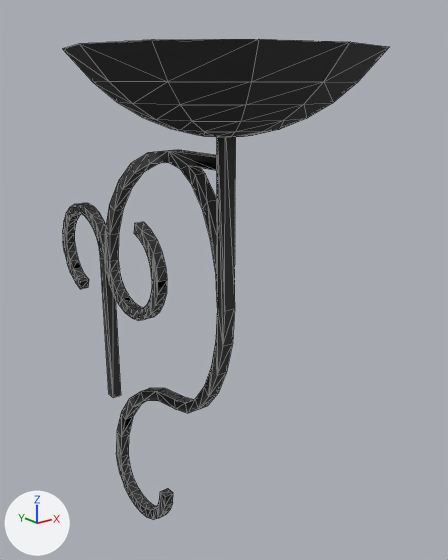
The COLLADA model Assets/Meshes/Components/fence_bowl.dae, before and after one commit.
One viewpoint serves both versions: a 50 mm camera at (0.205, -0.563, 0.588) aimed at (0.55, -0.132, 0.416). Every picture has the same lights, and +X, +Y and +Z are marked at lower left. Mesh edges are drawn as thin lines. Where no turn or scale is listed for an object, it has been applied to the vertices. Vertices at the same position are counted once.

In view in the first picture: 'group_0', 'group_1', 'group_2'.
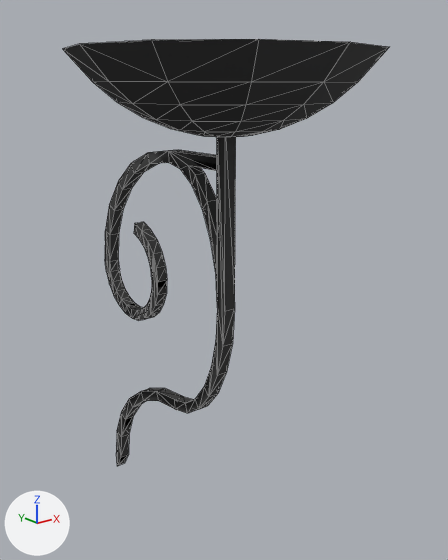
The newer file is also turned or shifted as a whole; pictures and numbers use the older file's frame.

Location of each change, [x1, y1, x2, y2] in pixels of the pictures (448 x 560 px; the box of a moved part takes in the faces that stretch with it):
```json
{"object": "group_1", "change": "reshaped", "before": [105, 137, 236, 519], "after": [105, 137, 236, 466], "on screen": "14% shorter"}
{"object": "group_0", "change": "no longer drawn", "before": [63, 203, 121, 398]}
{"part": 1, "of": "me_group_1", "change": "moved or reshaped", "before": [122, 297, 135, 305], "after": [122, 297, 135, 305]}
{"part": 2, "of": "me_group_1", "change": "cut back", "before": [116, 435, 173, 519], "after": [116, 435, 128, 466]}
```

Edits to the scene script, one JSON object a line:
```json
{"block": "me_group_1", "where": "# used by ob_group_1; location = (0.495, -0.25, 0.1393)"}
{"op": "remove", "block": "me_group_1", "code": "me_group_1.from_pydata(...)  # 228 vertices, 458 faces; spans x 0.0..0.01, y 0.048..0.245, z 0.0..0.423"}
{"op": "add", "block": "me_group_1", "code": "me_group_1.from_pydata(...)  # 182 vertices, 366 faces; spans x 0.0..0.01, y 0.048..0.245, z 0.033..0.423"}
{"block": "me_group_1", "change": "me_group_1 part 1"}
{"block": "me_group_1", "change": "6 faces are deleted"}
{"block": "me_group_1", "change": "6 new faces join them"}
{"block": "me_group_1", "change": "me_group_1 part 2"}
{"block": "me_group_1", "change": "48 vertices are removed from x 0.0..0.01, y 0.145..0.243, z 0.0..0.05"}
{"block": "me_group_1", "change": "102 faces are deleted"}
{"block": "me_group_1", "change": "2 vertices are added at (0.0, 0.245, 0.033), (0.01, 0.245, 0.033)"}
{"block": "me_group_1", "change": "10 new faces join them"}
{"op": "set", "path": "ob_group_0", "old": "bpy.data.objects.new('group_0', me_group_0)", "new": "bpy.data.objects.new('group_0', None)"}
```
